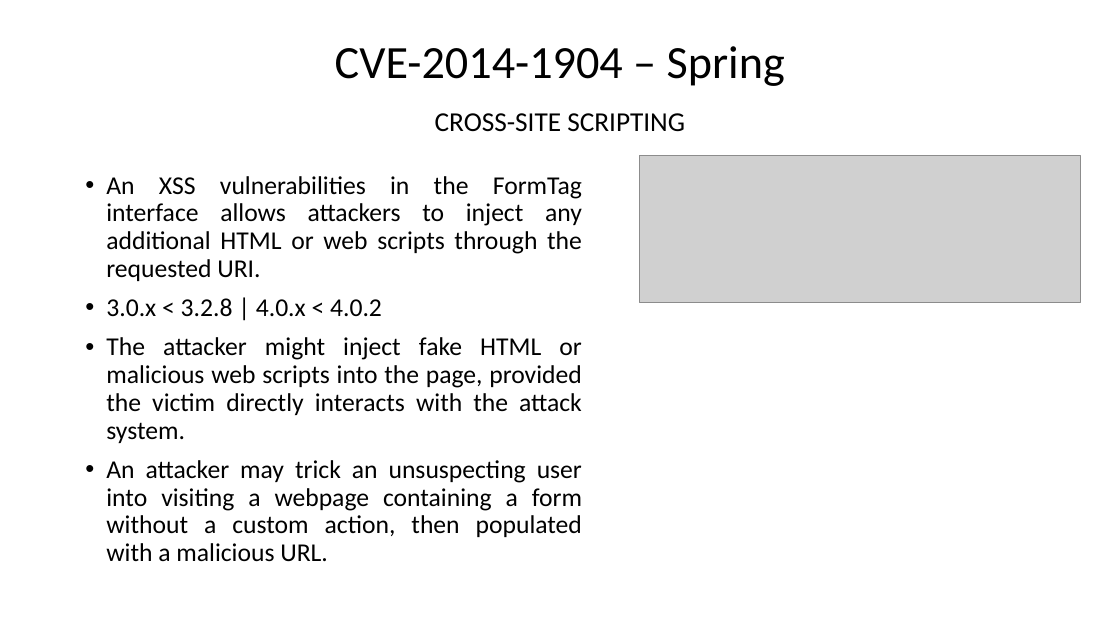
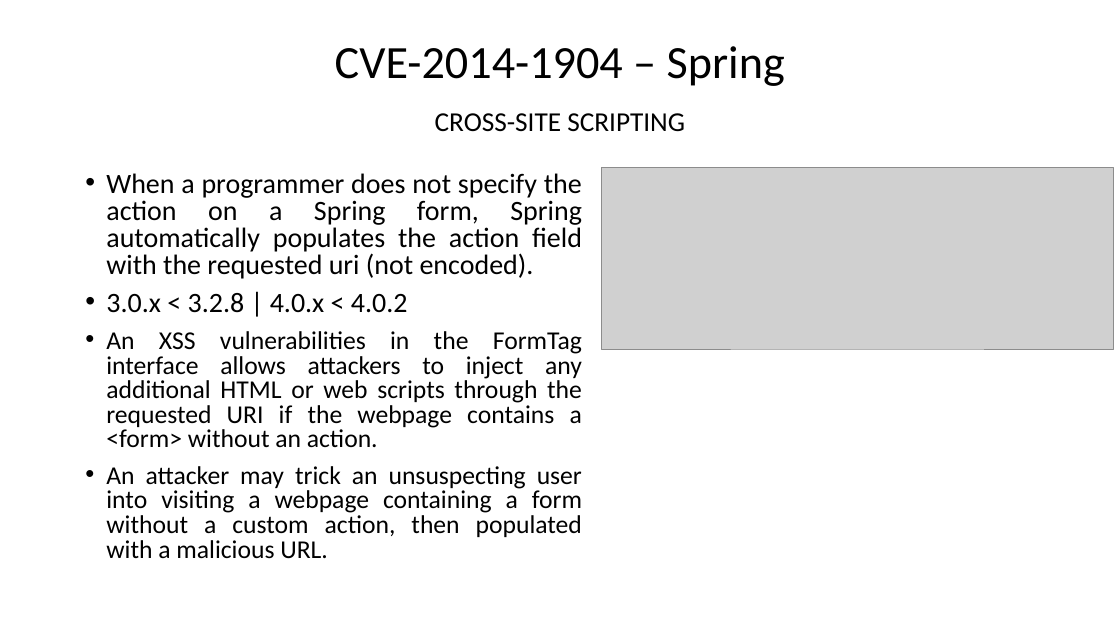
Before and after one commit to Naramsim/Offensive, a slide deck: slide 6 of Vulns Presentation.pptx. Drawn at 1120x630 pixels with LibreOffice and Linux fonts; fonts in the diff are those of the drawing; grey boxes stand for pictures. Boxes give left, top, right and bottom in pixels: in the first picture for what was removed or moved away, otherwise in the second. Text is boxed around its words. In the diff, an @@ line names an element or a change of style, - is before the commit and + after.

```diff
--- a/Vulns Presentation.pptx
+++ b/Vulns Presentation.pptx
@@ text at (x1=106, y1=173, x2=582, y2=279): text changed; size 22 to 24 pt @@
-• An XSS vulnerabilities in the FormTag interface allows attackers to inject any additional HTML or web scripts through the requested URI.
+• When a programmer does not specify the action on a Spring form, Spring automatically populates the action field with the requested uri (not encoded).
@@ picture resized from (x1=639, y1=155, x2=1080, y2=302) to (x1=602, y1=168, x2=1114, y2=350) @@
@@ text at (x1=106, y1=293, x2=582, y2=559): size 22 to 24 pt in "3.0.x < 3.2.8 | 4.0.x < 4.0.2"; line spacing 0.9 to 0.8 @@
@@ text at (x1=106, y1=331, x2=582, y2=447): text changed @@
-• The attacker might inject fake HTML or malicious web scripts into the page, provided the victim directly interacts with the attack system.
+• An XSS vulnerabilities in the FormTag interface allows attackers to inject any additional HTML or web scripts through the requested URI if the webpage contains a <form> without an action.
```
Also in this commit, not shown: 4 other slides changed.
